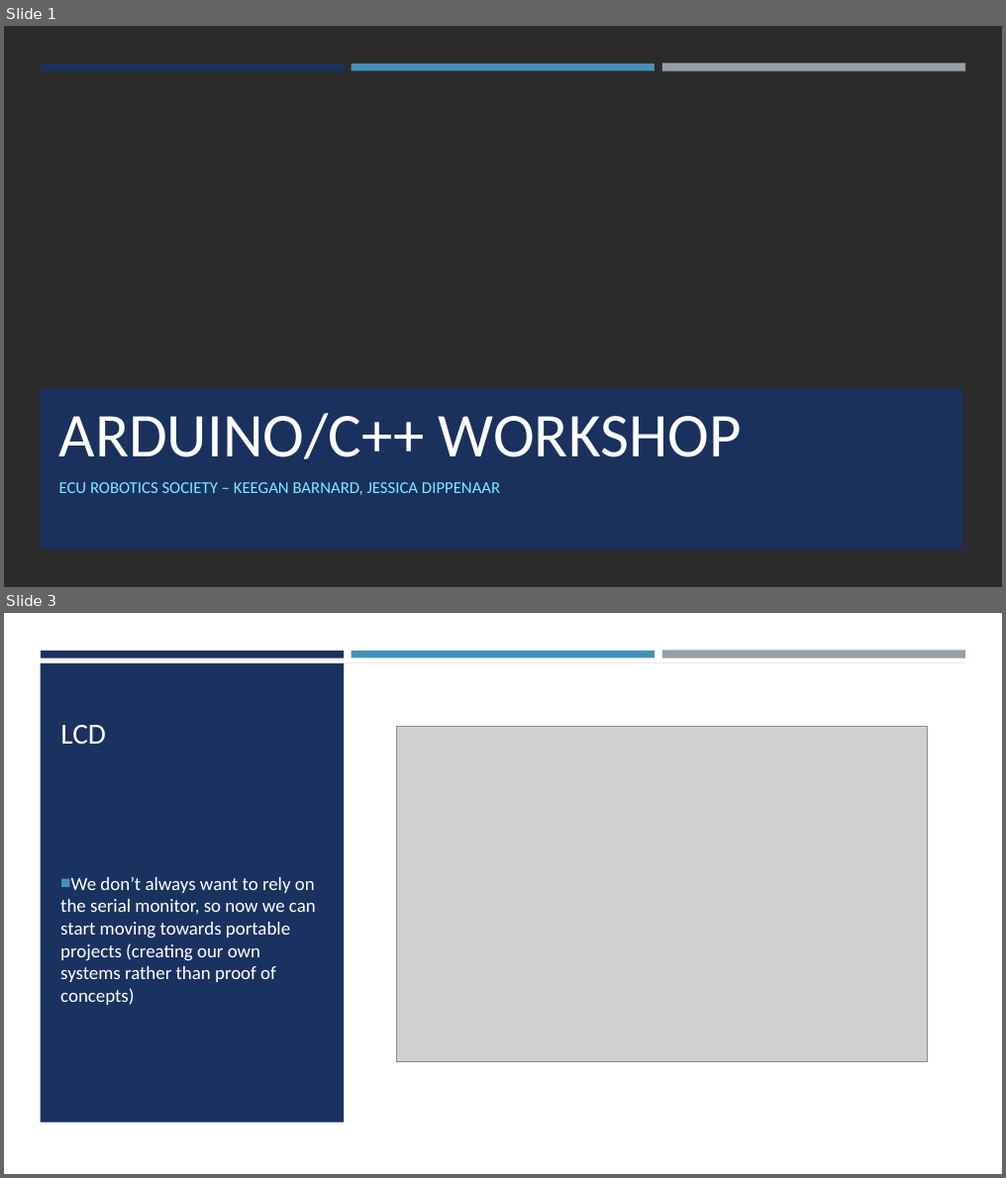
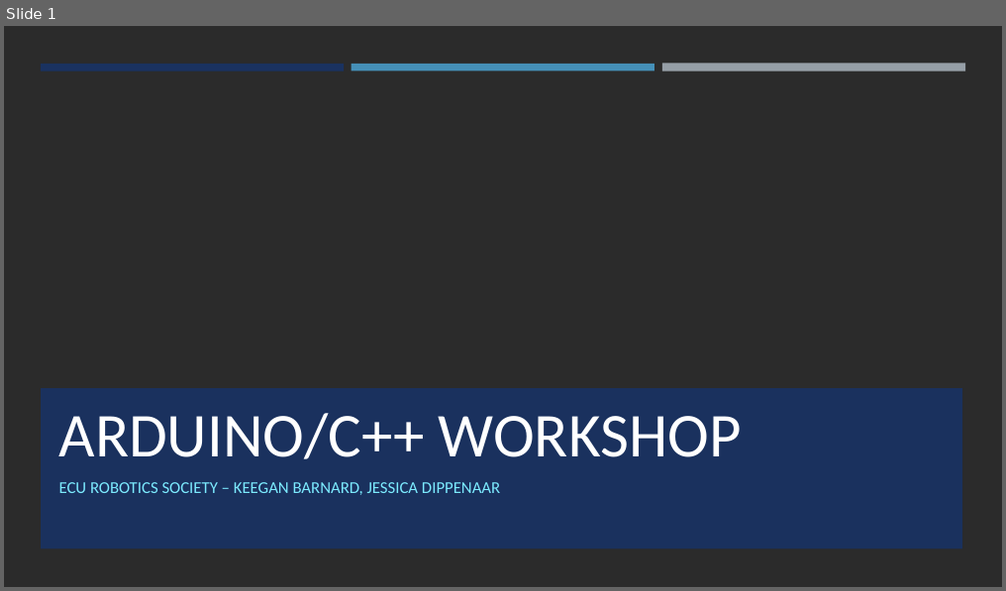
Before and after one commit to ECURobotics/Arduino_Workshop, a slide deck: Thursday/Arduino Workshop (Thursday).pptx. Shown one above the other, each under a label of ours: slides 1 and 3 before the commit, slide 1 after it; the slides between them are not shown. The pictures are 1006x1178 and 1006x591 pixels, drawn with LibreOffice and Linux fonts; fonts in the diff are those of the drawing; grey boxes stand for pictures; background and template pictures are left out; a plain dark background stands for a picture behind light text. Boxes give left, top, right and bottom in pixels: in the first picture for what was removed or moved away, otherwise in the second. Text is boxed around its words. In the diff, an @@ line names an element or a change of style, - is before the commit and + after.

```diff
--- a/Thursday/Arduino Workshop (Thursday).pptx
+++ b/Thursday/Arduino Workshop (Thursday).pptx
@@ slide 3 removed at (4,613,1002,1174), background #FFFFFF @@
@@ rectangle removed at (4,663,1002,1174) @@
@@ rectangle removed at (40,663,966,761) @@
@@ rectangle removed at (40,663,344,1123) @@
@@ rectangle removed at (41,651,344,658) @@
@@ rectangle removed at (351,651,654,658) @@
@@ rectangle removed at (662,651,965,659) @@
@@ title removed at (60,725,106,744) @@
-LCD
@@ picture removed at (396,727,928,1062) @@
@@ text removed at (60,877,316,1005) @@
-■ We don’t always want to rely on the serial monitor, so now we can start moving towards portable projects (creating our own systems rather than proof of concepts)
```
Also in this commit, not shown: 2 slides changed, 2 slides added, 4 other slides removed, 13 other files.
